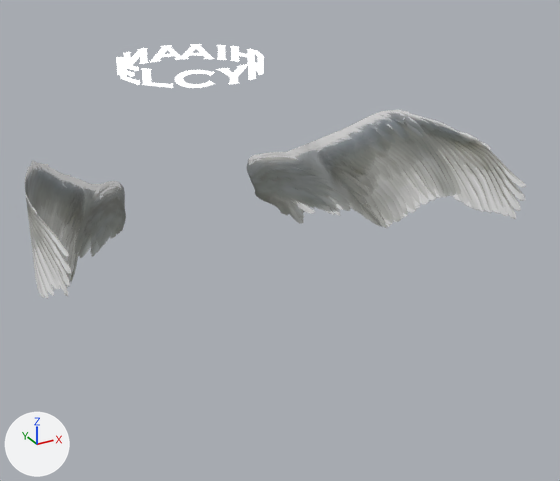
An edit to the glTF model model/Angel.glb, drawn before and after from the same camera.
Both versions are drawn from a camera (50 mm lens) standing at (-4.09, -10.01, 3.87) and looking at (0.87, -1.0, -0.64). The axes (+X, +Y, +Z) are drawn at lower left. The lights are the same throughout. Where no turn or scale is listed for an object, it has been applied to the vertices.

Names of what the first picture shows: 'jw.psd.3', 'wwwwww', 'yo.3'.
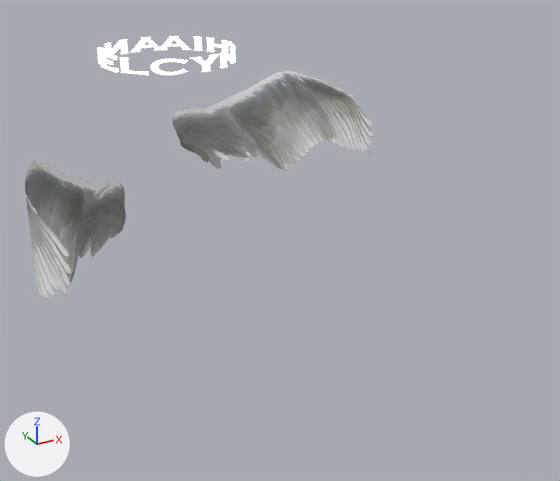
Location of each change, (x1, y1, x2, y2) in pixels of the pictures (560 x 481 px):
'yo.3', moved: before (247, 110, 526, 228); after (173, 71, 373, 171)
'wwwwww', moved: before (116, 44, 264, 88); after (97, 36, 236, 76)

Edits to the bpy script that builds the scene:
```text
Change ob_yo_3:
    ob_yo_3.location: (1.15, 0.59, -0.48) -> (1.15, 3.76, -0.48)
Change ob_wwwwww:
    ob_wwwwww.location: (0.0, -0.01, 1.76) -> (0.0, 0.87, 1.76)
```
